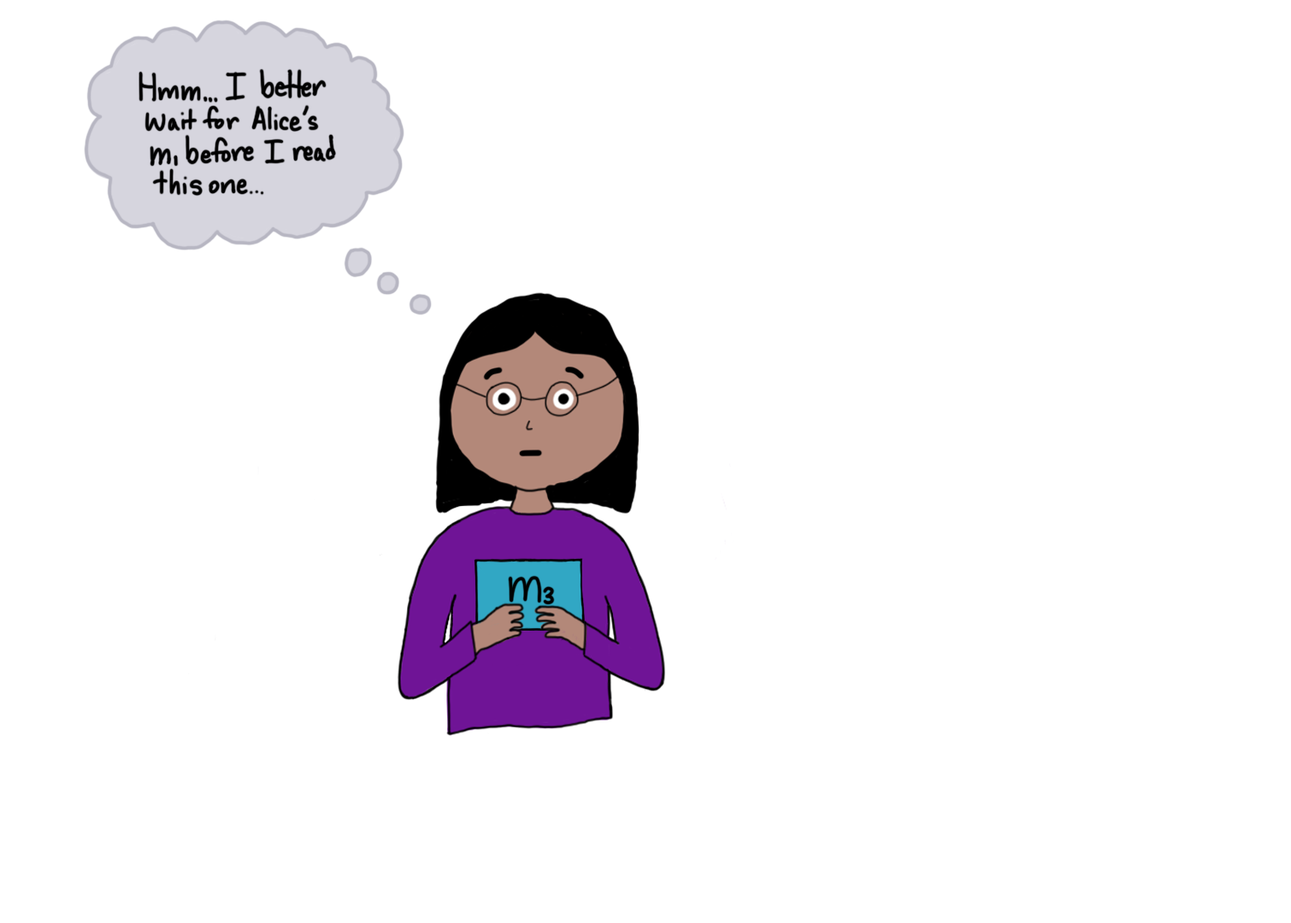
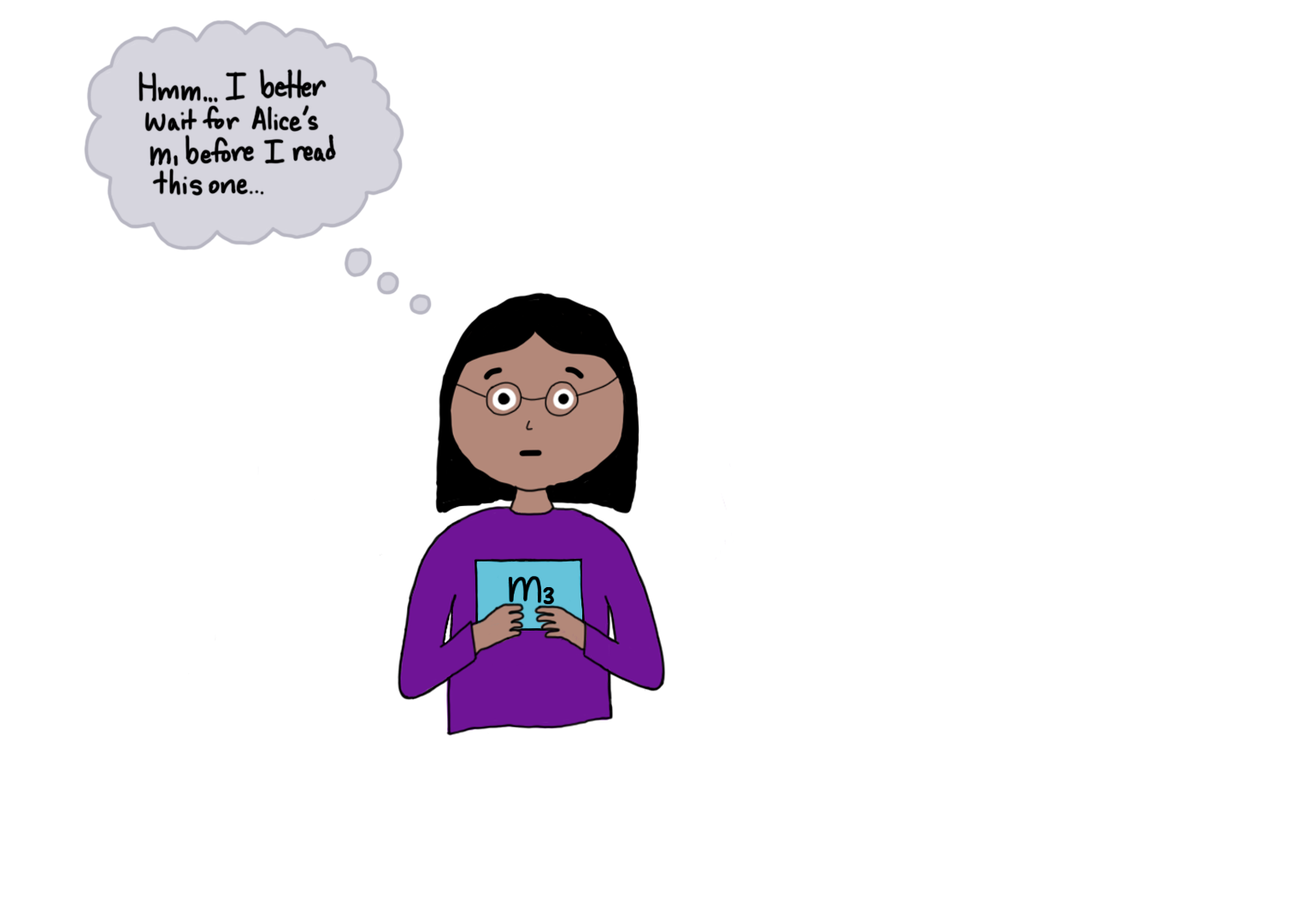
Revision of a layered 1291x923 image; what changed, layer by layer:
painted on "image" over left=476, top=560, right=583, bottom=630
